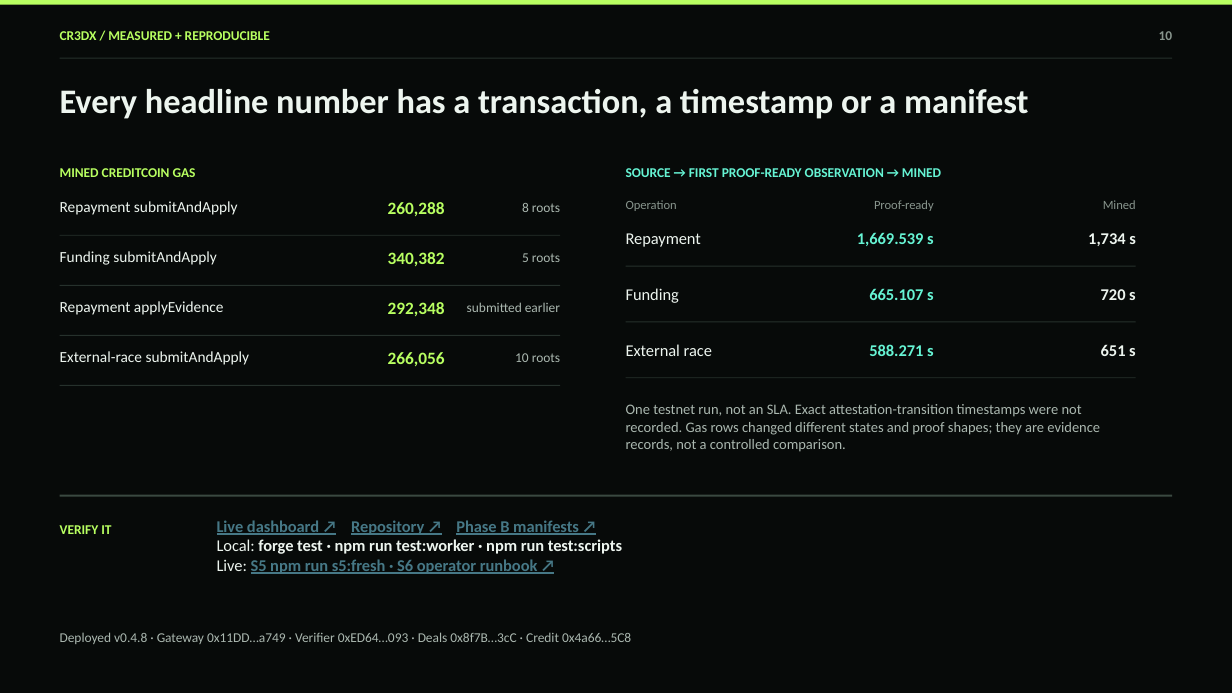
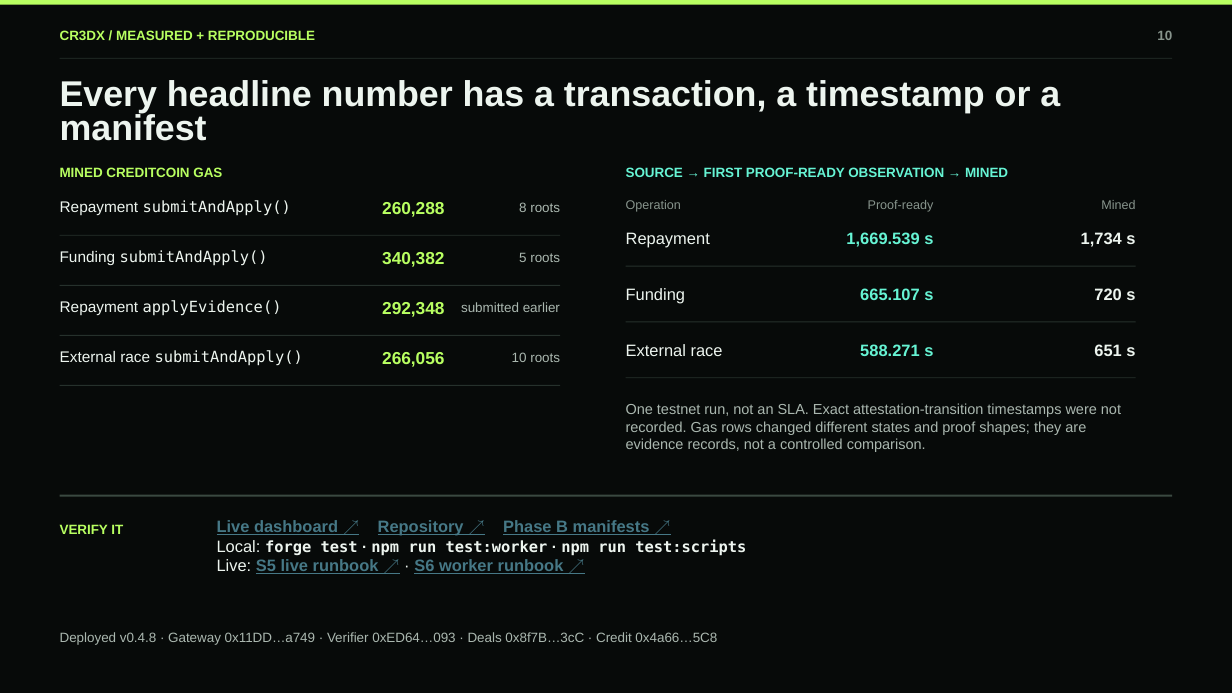
Before and after one commit to Vastargazing/Cr3dX, a slide deck: slide 10 of assets/Cr3dX_RWA_Deck_v1.pptx. Drawn at 1232x693 pixels with LibreOffice and Linux fonts; fonts in the diff are those of the drawing. Boxes give left, top, right and bottom in pixels: in the first picture for what was removed or moved away, otherwise in the second. Text is boxed around its words. In the diff, an @@ line names an element or a change of style, - is before the commit and + after.

```diff
--- a/assets/Cr3dX_RWA_Deck_v1.pptx
+++ b/assets/Cr3dX_RWA_Deck_v1.pptx
@@ text "Every headline number has a ..." at (60, 80, 1060, 141): size 26.8 to 27.9 pt, font Calibri to Arial; line spacing 1 to 0.8 @@
@@ text at (60, 200, 291, 216): text changed; font Calibri to DejaVu Sans Mono @@
-Repayment submitAndApply
+Repayment submitAndApply()
@@ text at (60, 250, 268, 266): text changed; font Calibri to DejaVu Sans Mono @@
-Funding submitAndApply
+Funding submitAndApply()
@@ text at (60, 300, 282, 316): text changed; font Calibri to DejaVu Sans Mono @@
-Repayment applyEvidence
+Repayment applyEvidence()
@@ text at (60, 350, 303, 366): text changed; font Calibri to DejaVu Sans Mono @@
-External-race submitAndApply
+External race submitAndApply()
@@ font Calibri to Arial in 26 elements at (60, 30, 315, 40), (1157, 30, 1172, 40), (382, 202, 444, 217), (519, 202, 560, 212), (382, 252, 444, 267), (519, 253, 560, 262), (382, 302, 444, 317), (461, 302, 560, 312), (382, 352, 444, 367), (512, 352, 560, 362), (626, 167, 1008, 177), (626, 200, 681, 212), (868, 200, 934, 212), (1101, 200, 1135, 209), (626, 232, 710, 248), (846, 232, 933, 247), (626, 288, 685, 303), (860, 288, 933, 300), (626, 344, 723, 356), (860, 344, 933, 356), (60, 524, 123, 534), (60, 632, 717, 645), (60, 167, 222, 177), (1081, 232, 1135, 247), (1094, 288, 1135, 300), (1094, 344, 1135, 356) @@
@@ text "One testnet run, not an ..." at (626, 403, 1121, 452): size 11.2 to 11.3 pt, font Calibri to Arial @@
@@ text at (217, 520, 746, 556): font Calibri to Arial in "Live dashboard ↗ Repository ↗ Phase B ...", "Local: · ·"; size 12.8 to 12 pt in "forge test · npm run test:worker · ..."; font Calibri to DejaVu Sans Mono in "forge test npm run test:worker npm run ..." @@
@@ text at (217, 559, 564, 574): text changed; font Calibri to Arial @@
-Live: S5 npm run s5:fresh · S6 operator runbook ↗
+Live: S5 live runbook ↗ · S6 worker runbook ↗
```
Also in this commit, not shown: 9 other slides changed.
